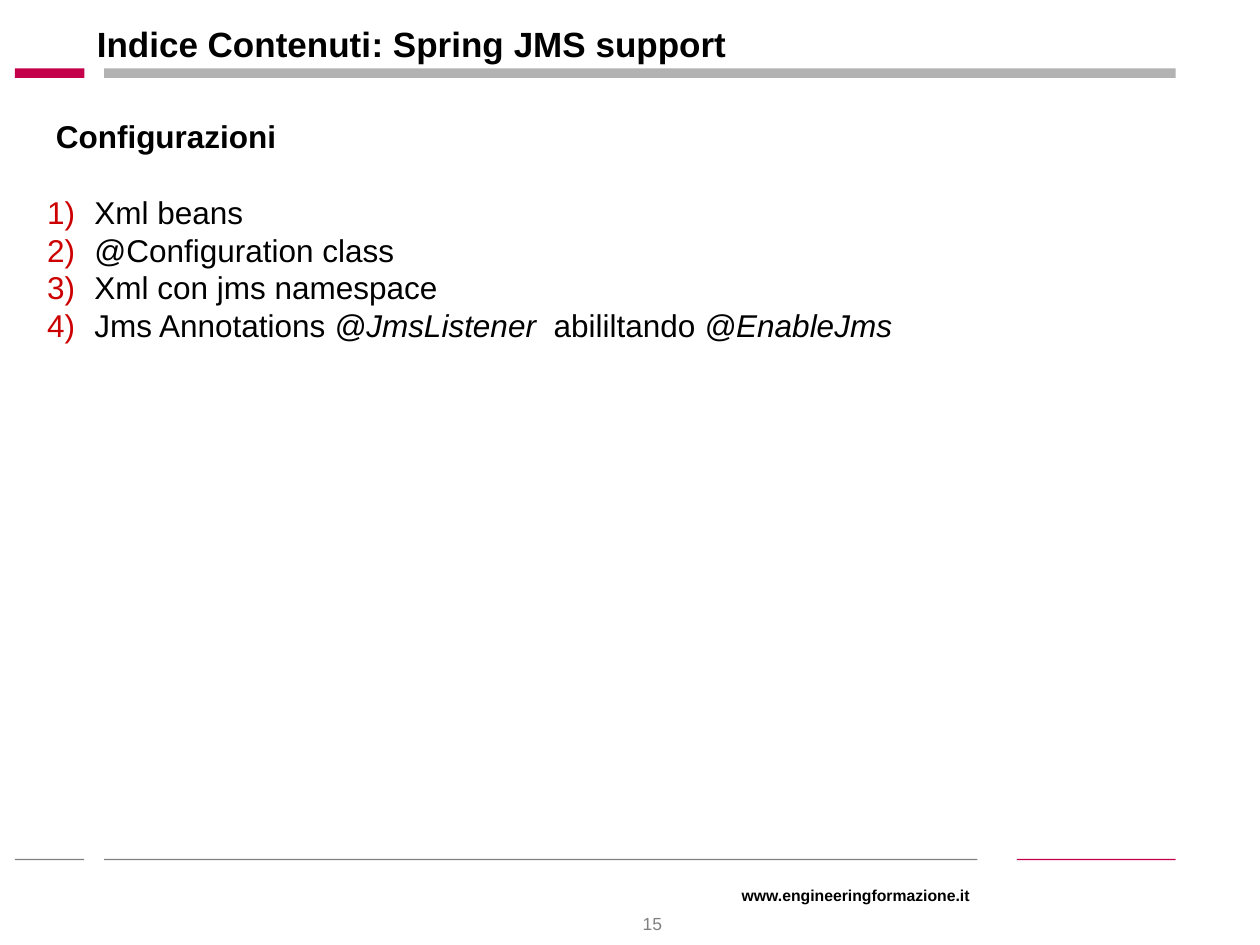
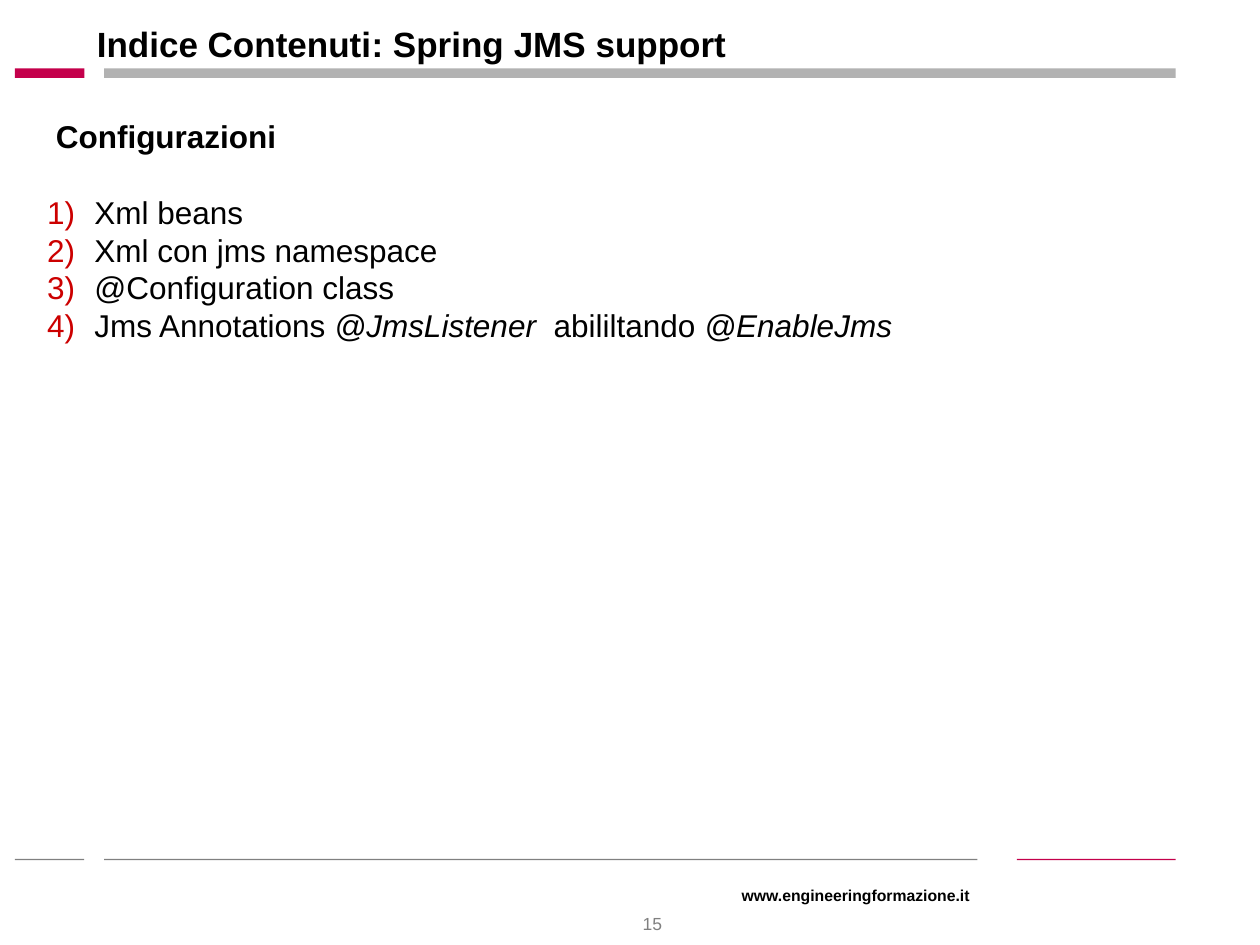
Before and after one commit to stefanofiorenza/SpringJ2EE, a slide deck: slide 15 of Docs/Slides/SpringJMS.ppt. Drawn at 1260x945 pixels with LibreOffice and Linux fonts; fonts in the diff are those of the drawing; background and template pictures are left out. Boxes give left, top, right and bottom in pixels: in the first picture for what was removed or moved away, otherwise in the second. Text is boxed around its words. In the diff, an @@ line names an element or a change of style, - is before the commit and + after.

```diff
--- a/Docs/Slides/SpringJMS.ppt
+++ b/Docs/Slides/SpringJMS.ppt
@@ text at [94, 239, 438, 268]: paragraph added @@
+2) Xml con jms namespace
@@ text at [94, 276, 438, 305]: paragraph removed @@
-3) Xml con jms namespace
```
Also in this commit, not shown: 4 other files.
